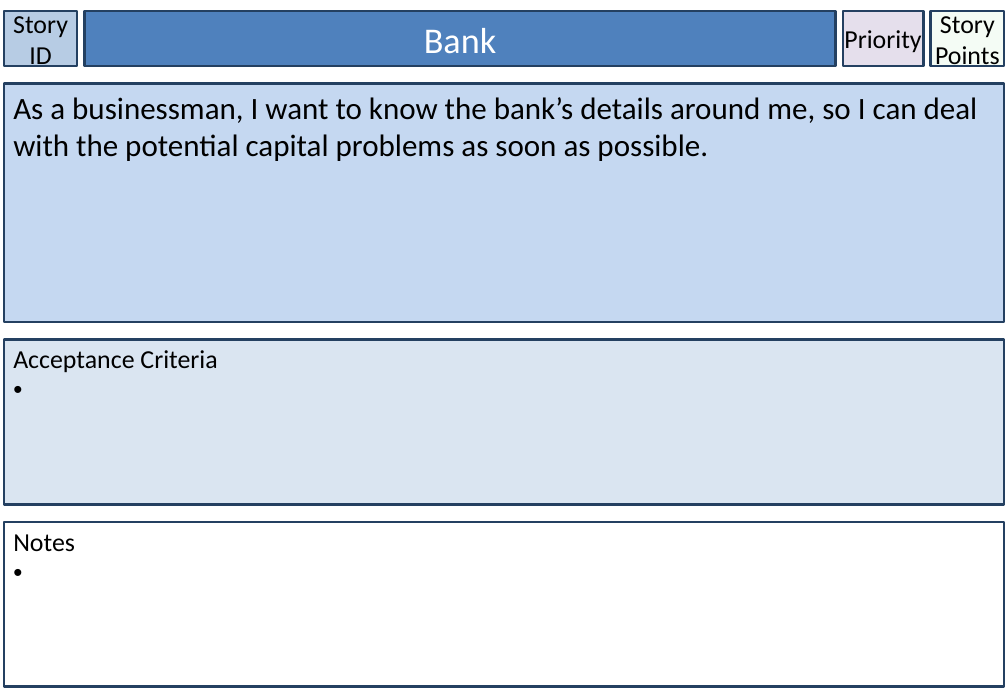
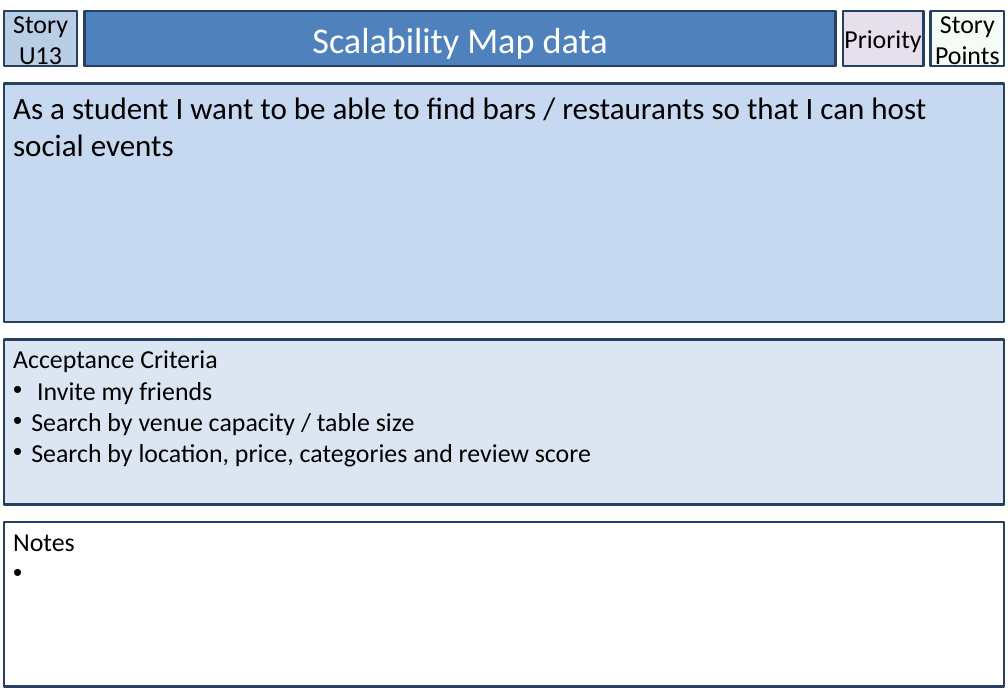
Before and after one commit to lufee84/GROUP-44, a slide deck: slide 41 of Adrian - STORY CARD.pptx (slide 63 before the commit). Drawn at 1008x698 pixels with LibreOffice and Linux fonts; fonts in the diff are those of the drawing. Boxes give left, top, right and bottom in pixels: in the first picture for what was removed or moved away, otherwise in the second. Text is boxed around its words. In the diff, an @@ line names an element or a change of style, - is before the commit and + after.

```diff
--- a/Adrian - STORY CARD.pptx
+++ b/Adrian - STORY CARD.pptx
@@ rectangle "Story U13" at [4,11,77,66]: fill #B7CCE4 to #B9CDE5; outline #244061 2 pt to #254061 2 pt @@
@@ text in rectangle at [13,16,68,71]: text changed @@
-Story ID
+Story U13
@@ rectangle "Scalability Map data" at [85,11,836,66]: outline #244061 2 pt to #254061 2 pt @@
@@ text in rectangle at [312,28,608,59]: text changed @@
-Bank
+Scalability Map data
@@ rectangle "As a student I want ..." at [4,84,1004,322]: fill #C5D8F1 to #C6D9F1; outline #244061 2 pt to #254061 2 pt @@
@@ text in rectangle at [13,97,926,157]: text changed @@
-As a businessman, I want to know the bank’s details around me, so I can deal with the potential capital problems as soon as possible.
+As a student I want to be able to find bars / restaurants so that I can host social events
@@ rectangle "Acceptance Criteria" at [4,340,1004,504]: fill #DAE5F1 to #DCE6F2; outline #244061 2 pt to #254061 2 pt @@
@@ text in rectangle at [31,382,591,467]: paragraphs added @@
+• Invite my friends
+• Search by venue capacity / table size
+• Search by location, price, categories and review score
```
Also in this commit, not shown: 57 other slides changed, 9 slides added, 4 slides removed, 5 other files.
